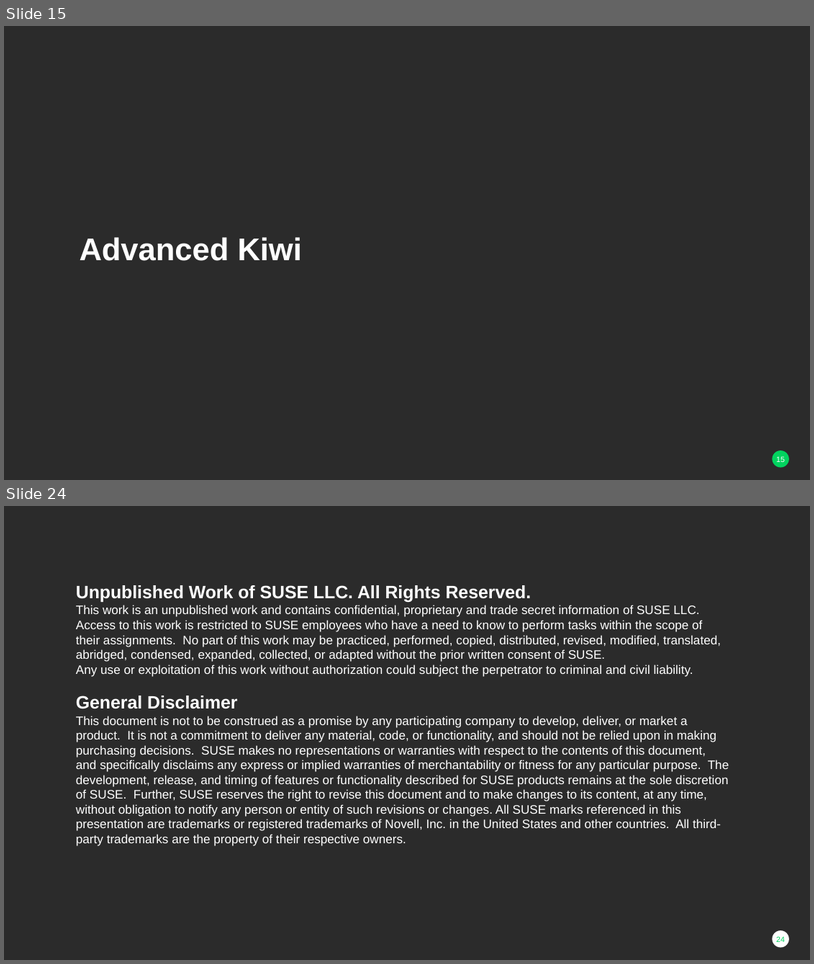
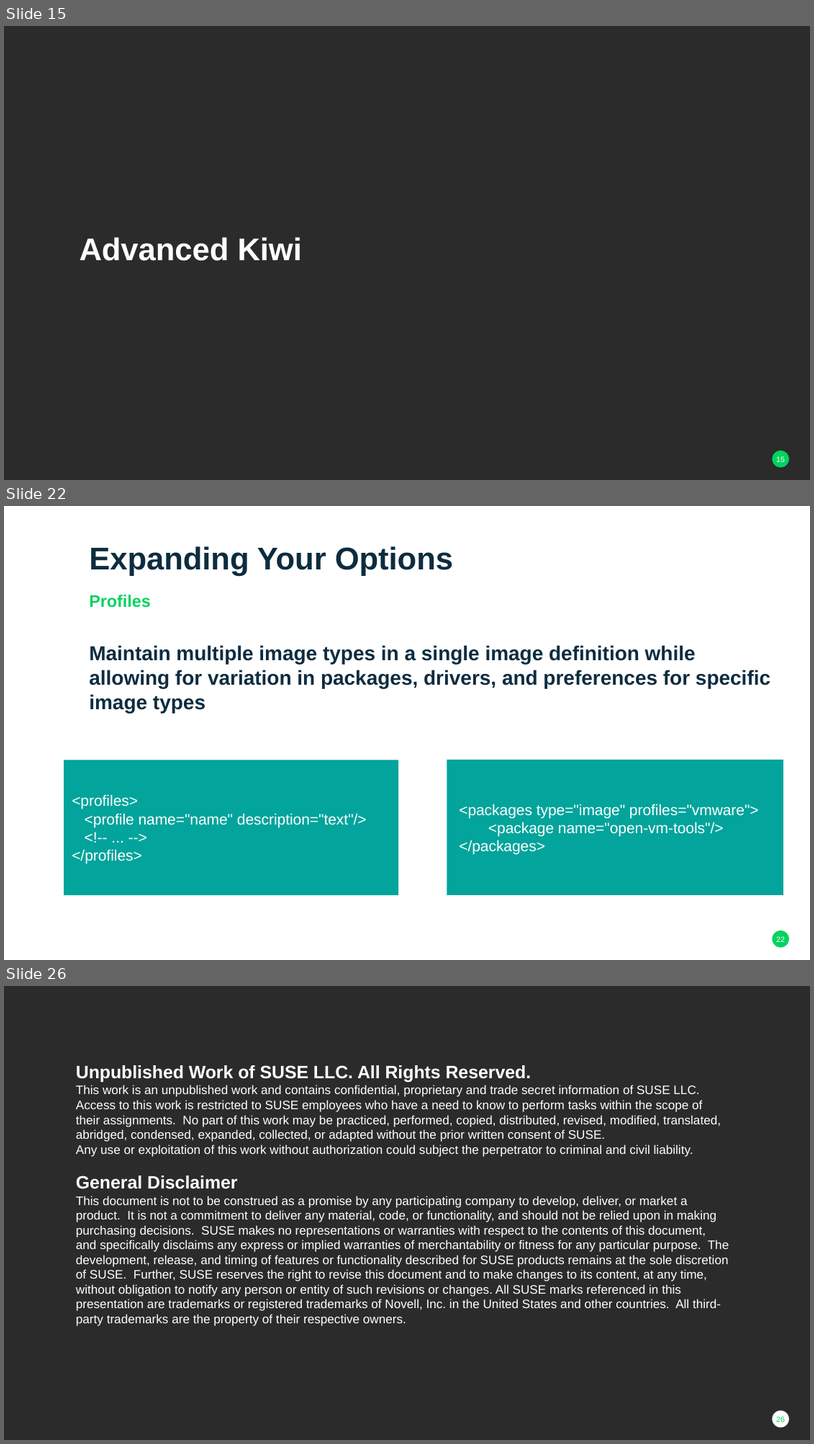
Before and after one commit to darthzen/conferences, a slide deck: susecon/2017/HO126885/HO126885 - Advanced Alchemy Building Gold-Master Images with Kiwi.pptx. Shown one above the other, each under a label of ours: slides 15 and 24 before the commit, slides 15, 22 and 26 after it; the slides between them are not shown. The pictures are 814x964 and 814x1444 pixels, drawn with LibreOffice and Linux fonts; fonts in the diff are those of the drawing; background and template pictures are left out; a plain dark background stands for a picture behind light text. Boxes give left, top, right and bottom in pixels: in the first picture for what was removed or moved away, otherwise in the second. Text is boxed around its words. In the diff, an @@ line names an element or a change of style, - is before the commit and + after.

```diff
--- a/susecon/2017/HO126885/HO126885 - Advanced Alchemy Building Gold-Master Images with Kiwi.pptx
+++ b/susecon/2017/HO126885/HO126885 - Advanced Alchemy Building Gold-Master Images with Kiwi.pptx
@@ slide 22 added at (4,506,810,960), background #FFFFFF; not listed: 1 template element that a slide beside it also shows @@
@@ title added at (89,546,453,576), 28 pt, text #0D2C40, bold @@
+Expanding Your Options
@@ text added at (89,595,150,608), 15 pt, text #02D35F, bold @@
+Profiles
@@ text added at (89,645,771,713), 18 pt, text #0D2C40, bold @@
+Maintain multiple image types in a single image definition while allowing for variation in packages, drivers, and preferences for specific image types
@@ rectangle added at (64,760,399,896), fill #02A49C, 13.5 pt, text #FFFFFF @@
+<profiles>
+<profile name="name" description="text"/>
+<!-- ... -->
+</profiles>
@@ rectangle added at (447,759,783,895), fill #02A49C, 13.5 pt, text #FFFFFF @@
+<packages type="image" profiles="vmware">
+<package name="open-vm-tools"/>
+</packages>
@@ what was slide 24 is now slide 26 @@
@@ page number at (777,1416,785,1422): text changed @@
-24
+26
```
Also in this commit, not shown: 2 slides changed, 7 other slides added, 6 slides removed.
